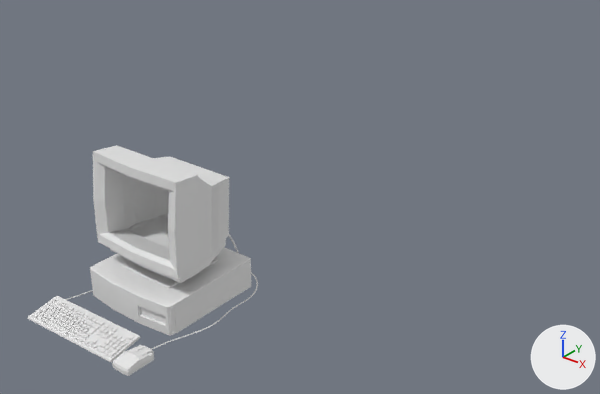
A saved change to the glTF model static/models/Computer/computer_setup.glb.
Camera for both pictures: a 50 mm camera at (8.35, -7.19, 6.4) aimed at (2.06, 0.66, 1.53). The lights are fixed; the arrows at lower right show +X, +Y and +Z. Vertices at the same position are counted once.

Objects in the first picture: 'cables', 'computer', 'keyboard', 'monitor_base', 'mouse'.
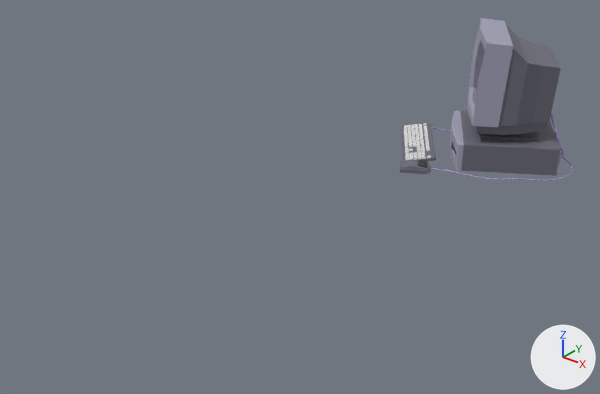
Where the change shows, as pixel boxes [x1, y1, x2, y2] in the pictures (600 x 394 px; the box of a moved part takes in the faces that stretch with it):
'monitor_base', surface changed, moved, turned, rescaled: before [93, 145, 229, 289]; after [467, 18, 561, 141]
'computer', surface changed, moved, turned, rescaled: before [90, 247, 252, 336]; after [450, 110, 561, 176]
'keyboard', surface changed, moved, turned, rescaled: before [27, 296, 140, 362]; after [401, 123, 436, 161]
'mouse', reshaped, moved, turned, rescaled: before [112, 345, 154, 376]; after [400, 159, 431, 174]
'cables', recoloured, moved, turned, rescaled: before [65, 234, 258, 350]; after [431, 112, 573, 181]
part 1 of me_computer01b_001_cube_018, recoloured: before [95, 247, 252, 333]; after [451, 110, 561, 176]
part 2 of me_computer01b_001_cube_018, recoloured: before [140, 307, 166, 324]
part 3 of me_computer01b_001_cube_018, recoloured: before [90, 265, 176, 336]; after [450, 111, 464, 170]
part 5 of me_monitor01b_001_cube_002, recoloured: before [110, 157, 229, 289]; after [474, 25, 561, 141]
part 6 of me_monitor01b_001_cube_002, recoloured: before [93, 145, 199, 279]; after [467, 18, 513, 127]
part 7 of me_mouse01b_001_cube_012, moved or reshaped: before [131, 345, 151, 356]; after [418, 160, 427, 168]
part 8 of me_mouse01b_001_cube_012, recoloured: before [112, 346, 154, 376]; after [400, 159, 431, 174]

Patch to the scene script:
```diff
--- a/static/models/Computer/computer_setup.glb.py
+++ b/static/models/Computer/computer_setup.glb.py
@@ mat_computerbase @@
+mat_computerbase = principled_material('ComputerBase')
+mat_computerbase.base_color = (0.145, 0.145, 0.189)  # grey #6a6a78
@@ mat_computerbase2 @@
+mat_computerbase2 = principled_material('ComputerBase2')
+mat_computerbase2.base_color = (0.365, 0.363, 0.479)  # grey #a3a2b8
@@ me_monitor01b_001_cube_002 @@
 me_monitor01b_001_cube_002.from_pydata(...)  # 180 vertices, 300 faces; spans x -0.86..0.86, y -0.59..0.81, z 0.01..1.79
+# me_monitor01b_001_cube_002 part 5: 234 faces spanning x -0.84..0.84, y -0.47..0.81, z 0.01..1.75 switch from no material to mat_computerbase (grey #6a6a78)
+# me_monitor01b_001_cube_002 part 6: 64 faces spanning x -0.86..0.86, y -0.59..-0.01, z 0.34..1.79 switch from no material to mat_computerbase2 (grey #a3a2b8)
+me_monitor01b_001_cube_002.materials.append(mat_computerblack)  # black #333333
@@ me_computer01b_001_cube_018 @@
 me_computer01b_001_cube_018.from_pydata(...)  # 212 vertices, 348 faces; spans x -0.85..0.89, y -0.83..0.96, z -0.49..0.02
+# me_computer01b_001_cube_018 part 1: 258 faces spanning x -0.85..0.89, y -0.83..0.96, z -0.49..0.02 switch from no material to mat_computerbase (grey #6a6a78)
+# me_computer01b_001_cube_018 part 2: 4 faces spanning x -0.73..0.81, y -0.79..0.92, z -0.39..-0.16 switch from no material to mat_computerblack (black #333333)
+# me_computer01b_001_cube_018 part 3: 86 faces spanning x -0.84..0.88, y -0.83..-0.65, z -0.47..0.02 switch from no material to mat_computerbase2 (grey #a3a2b8)
@@ me_keyboard01b_001_cube_021 @@
 me_keyboard01b_001_cube_021.from_pydata(...)  # 1918 vertices, 2742 faces; spans x -1.11..0.67, y -1.75..-1.1, z -0.5..-0.36
+# me_keyboard01b_001_cube_021 part 4: 67 faces spanning x -1.11..0.67, y -1.75..-1.1, z -0.5..-0.37 switch from no material to mat_computerbase (grey #6a6a78)
+me_keyboard01b_001_cube_021.materials.append(mat_computerkeys)  # white #e7e7e7
@@ me_mouse01b_001_cube_012 @@
 me_mouse01b_001_cube_012.from_pydata(...)  # 58 vertices, 100 faces; spans x 0.759..1.077, y -1.721..-1.179, z -0.493..-0.34
+# me_mouse01b_001_cube_012 part 7: 13 of 58 vertices moved; they spanned x 0.81..1.023, y -1.421..-1.254, z -0.402..-0.352 and now span x 0.81..1.023, y -1.421..-1.254, z -0.402..-0.352; mean shift (0.0, 0.0, 0.0); largest move (0.941, -1.421, -0.388) -> (0.81, -1.258, -0.402)
+# me_mouse01b_001_cube_012 part 8: 82 faces spanning x 0.759..1.077, y -1.721..-1.179, z -0.493..-0.34 switch from no material to mat_computerbase (grey #6a6a78)
+me_mouse01b_001_cube_012.materials.append(mat_computerblack)  # black #333333
@@ me_computer01_cables2_001_cunurbspath_009 @@
 me_computer01_cables2_001_cunurbspath_009.from_pydata(...)  # 432 vertices, 766 faces; spans x -1.02..1.13, y -1.23..1.29, z -0.5..0.57
+me_computer01_cables2_001_cunurbspath_009.materials.append(mat_computercord)  # purple #a897d1
@@ ob_monitor_base @@
 ob_monitor_base = bpy.data.objects.new('monitor_base', me_monitor01b_001_cube_002)
+ob_monitor_base.parent = ob_computer
 ob_monitor_base.location = (0.0, 0.0, 0.0)
@@ ob_computer @@
 ob_computer = bpy.data.objects.new('computer', me_computer01b_001_cube_018)
-ob_computer.location = (0.0, 0.0, 0.0)
+ob_computer.location = (4.09, 2.22, 2.52)
+ob_computer.rotation_euler = (0.0, 0.0, -1.032)  # degrees (0, 0, -59)
+ob_computer.scale = (0.714, 0.714, 0.714)
@@ ob_mouse @@
 ob_mouse = bpy.data.objects.new('mouse', me_mouse01b_001_cube_012)
+ob_mouse.parent = ob_computer
 ob_mouse.location = (0.0, 0.0, 0.0)
```
